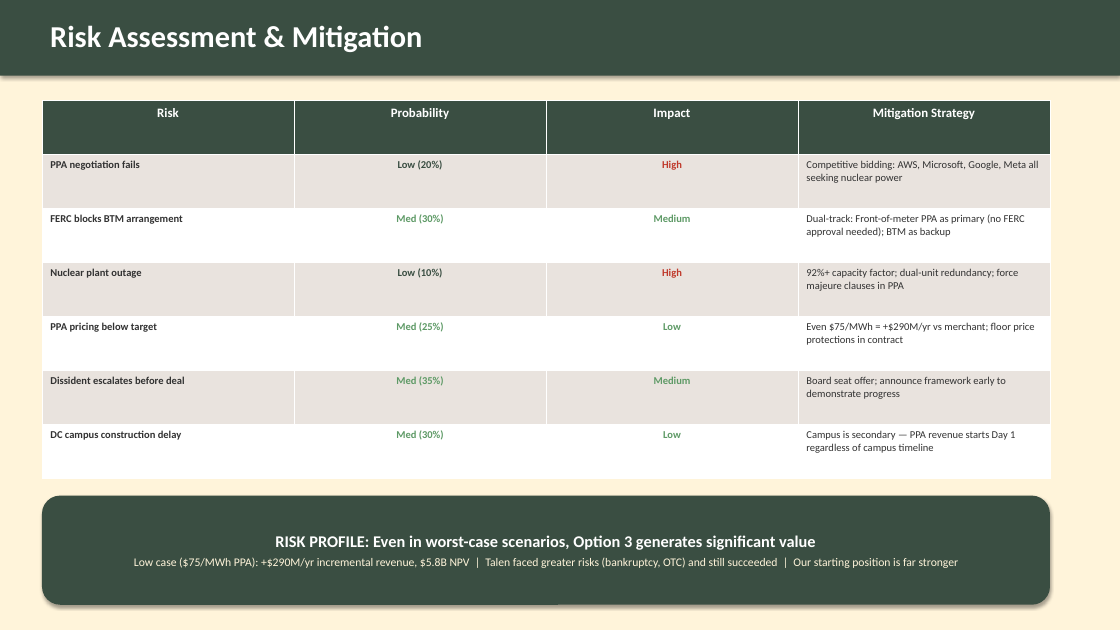
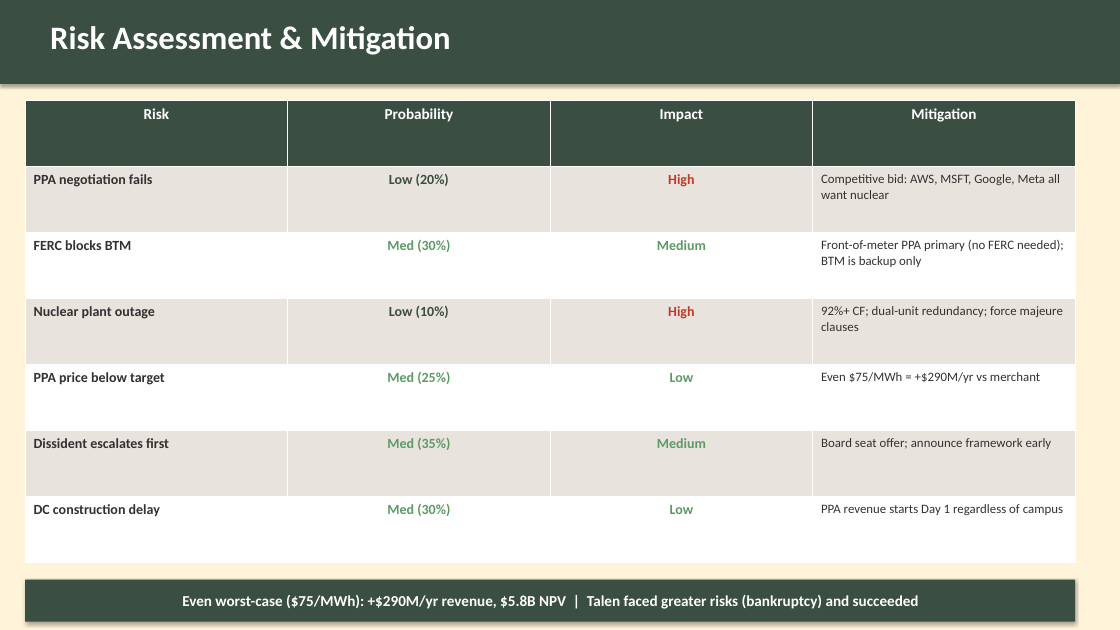
Before and after one commit to Anhiune/NAPE_Competition_Case, a slide deck: slide 12 of NAPE_Final_Presentation.pptx. Drawn at 1120x630 pixels with LibreOffice and Linux fonts; fonts in the diff are those of the drawing. Boxes give left, top, right and bottom in pixels: in the first picture for what was removed or moved away, otherwise in the second. Text is boxed around its words. In the diff, an @@ line names an element or a change of style, - is before the commit and + after.

Commit message:
Rebuilt PPTX: PNG charts, bigger fonts, less text, strict framework

```diff
--- a/NAPE_Final_Presentation.pptx
+++ b/NAPE_Final_Presentation.pptx
@@ rectangle: place and size @@
-rectangle at (0,0,1120,76)
+rectangle at (0,0,1120,84)
@@ text "Risk Assessment & Mitigation" at (50,26,450,55): size 26 to 28 pt @@
@@ table at (25,101,1074,563) @@
-row 1, column 4: Mitigation Strategy
+row 1, column 4: Mitigation
-row 2, column 4: Competitive bidding: AWS, Microsoft, Google, Meta all seeking nuclear power
+row 2, column 4: Competitive bid: AWS, MSFT, Google, Meta all want nuclear
-row 3, column 1: FERC blocks BTM arrangement
+row 3, column 1: FERC blocks BTM
-row 3, column 4: Dual-track: Front-of-meter PPA as primary (no FERC approval needed); BTM as backup
+row 3, column 4: Front-of-meter PPA primary (no FERC needed); BTM is backup only
-row 4, column 4: 92%+ capacity factor; dual-unit redundancy; force majeure clauses in PPA
+row 4, column 4: 92%+ CF; dual-unit redundancy; force majeure clauses
-row 5, column 1: PPA pricing below target
+row 5, column 1: PPA price below target
-row 5, column 4: Even $75/MWh = +$290M/yr vs merchant; floor price protections in contract
+row 5, column 4: Even $75/MWh = +$290M/yr vs merchant
-row 6, column 1: Dissident escalates before deal
+row 6, column 1: Dissident escalates first
-row 6, column 4: Board seat offer; announce framework early to demonstrate progress
+row 6, column 4: Board seat offer; announce framework early
-row 7, column 1: DC campus construction delay
+row 7, column 1: DC construction delay
-row 7, column 4: Campus is secondary — PPA revenue starts Day 1 regardless of campus timeline
+row 7, column 4: PPA revenue starts Day 1 regardless of campus
@@ size 11 to 13 pt in "Risk", "Probability", "Impact" @@
@@ size 9 to 12 pt in "PPA negotiation fails", "Low (20%)", "High", "Med (30%)" and 10 more places @@
@@ table: place and size @@
-table at (42,101,1050,479)
+table at (25,101,1074,563)
@@ rectangle "Even worst-case ($75/MWh): +$290M/yr revenue, ...": place and size @@
-rectangle "Even worst-case ($75/MWh): +$290M/yr revenue, ..." at (42,496,1050,605)
+rectangle "Even worst-case ($75/MWh): +$290M/yr revenue, ..." at (25,580,1075,622)
@@ rectangle "Even worst-case ($75/MWh): +$290M/yr revenue, ..." at (25,580,1075,622): rounded rectangle to rectangle @@
@@ text in rectangle at (182,595,919,609): text changed; size 10 to 13 pt; text colour #FFF4DA to #FFFFFF; bold on @@
-RISK PROFILE: Even in worst-case scenarios, Option 3 generates significant value
-Low case ($75/MWh PPA): +$290M/yr incremental revenue, $5.8B NPV | Talen faced greater risks (bankruptcy, OTC) and still succeeded | Our starting position is far stronger
+Even worst-case ($75/MWh): +$290M/yr revenue, $5.8B NPV | Talen faced greater risks (bankruptcy) and succeeded
```
Also in this commit, not shown: 13 other slides changed, 1 slide added, 1 slide removed, 1 other file.
